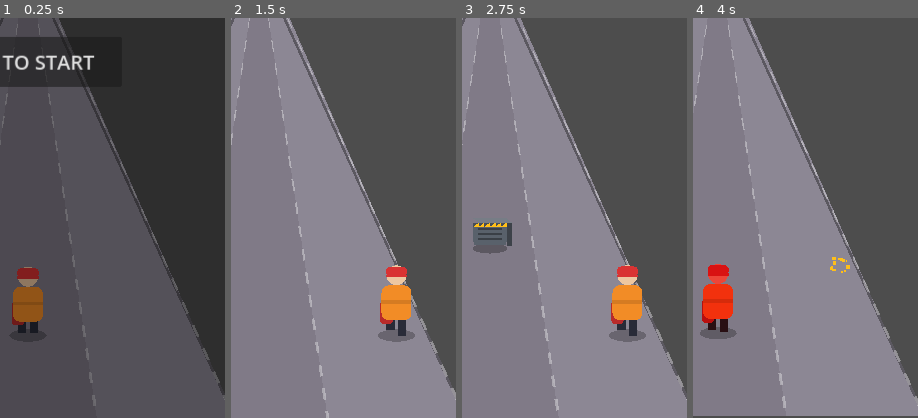
Above: before the commit, frames 1-4 (left to right).
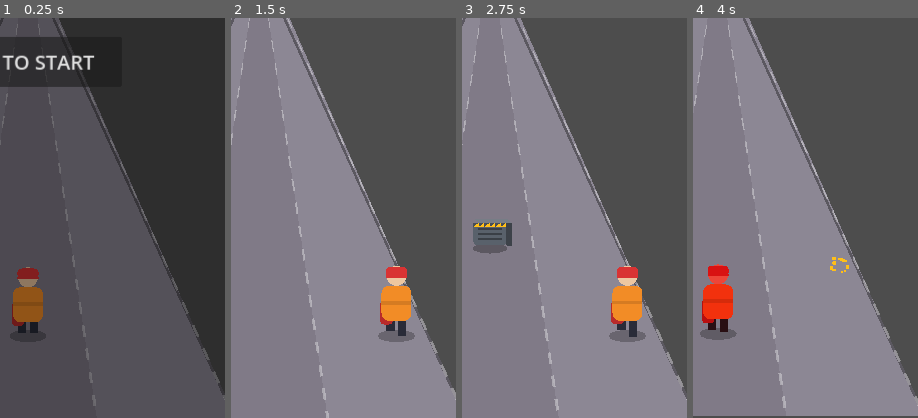
Above: after the commit, the same moments.

Repository: Arti-Stix/swipe-rush
Game: Godot game, scene res://scenes/main.tscn
The game is run twice, just before and just after one commit, with the same random seed, the same clock (stepped at 60 frames per second) and the same inputs.
Inputs (mouse positions are % of the whole screen's width and height, from its top left):
- Up to frame 1 (0.25 s): no input
- Up to frame 2 (1.5 s): click "TAP TO START" at 0.5 s; tap Enter at 1.25 s; move the mouse to (72, 45) at 1.27 s; hold Right from 1.28 s (still down); click (72, 45) at 1.42 s
- Up to frame 3 (2.75 s): release Right at 2 s; drag from (30, 55) to (50, 46) at 2.02 s
- Up to frame 4 (4 s): move the mouse to (60, 28) at 2.77 s; hold Right 2.78-3.5 s; drag from (45, 70) to (20, 35) at 3.52 s
The pictures show only the part of the screen within x 44-94%, y 50-100%; the shares and areas given below are measured in that part.

The runs differ from the first frame. In frame 1, less than 0.1% of the frame differs, in the area x 5-18%, y 62-77%; in frame 2, 0.2%; in frame 3, 0.2%, in the area x 5-82%, y 51-81%; in frame 4, 0.1%.

Commit message:
Fix game restart buttons

Diff:
--- a/project.godot
+++ b/project.godot
@@ -22,7 +22,10 @@
 
 window/size/viewport_width=720
 window/size/viewport_height=1280
+window/size/always_on_top=true
+window/size/extend_to_title=true
 window/stretch/mode="canvas_items"
+window/stretch/aspect="expand"
 window/handheld/orientation=1
 
 [input_devices]
--- a/scripts/lane_spawner.gd
+++ b/scripts/lane_spawner.gd
@@ -34,11 +34,18 @@
 	config = GameManager.config
 	player = get_node(player_path)
 	lane_positions = player.lane_positions
+	update_layout()
+	get_viewport().size_changed.connect(update_layout)
+	set_process(false)
+
+func update_layout() -> void:
+	if player == null:
+		return
 	var size: Vector2 = get_viewport_rect().size
 	horizon_y = size.y * config.horizon_ratio
 	floor_y = player.position.y
 	vanishing_x = size.x / 2.0
-	set_process(false)
+	lane_positions = player.lane_positions
 
 func begin_spawning() -> void:
 	active_items.clear()
--- a/scripts/main.gd
+++ b/scripts/main.gd
@@ -2,6 +2,7 @@
 
 @onready var camera: ShakeCamera = $Camera2D
 @onready var spawner: LaneSpawner = $LaneSpawner
+@onready var player: Player = $Player
 
 @onready var score_label: Label = $UI/HUD/ScoreLabel
 @onready var combo_label: Label = $UI/HUD/ComboLabel
@@ -31,6 +32,9 @@
 var package_icon_start_pos: Vector2
 
 func _ready() -> void:
+	_update_viewport_layout()
+	get_viewport().size_changed.connect(_update_viewport_layout)
+
 	brand_label.text = GameManager.config.game_title
 	title_label.text = GameManager.config.intro_headline
 	subtitle_label.text = GameManager.config.swipe_hint_text
@@ -57,18 +61,35 @@
 	start_panel.visible = true
 	progress_bar.max_value = GameManager.config.level_length
 
+
+
+func _update_viewport_layout() -> void:
+	# With stretch/aspect="expand", tall phones expose more world space.
+	# Keep the camera centered on the actual viewport and anchor the player
+	# near the bottom so the perspective road fills the newly available area.
+	var size: Vector2 = get_viewport_rect().size
+	camera.position = size * 0.5
+
+	player.position.x = size.x * 0.5
+	player.position.y = size.y * 0.86
+	player._setup_lanes()
+
+	if spawner:
+		spawner.update_layout()
+
 func _on_start_pressed() -> void:
 	start_panel.visible = false
 	GameManager.start_game()
 	spawner.begin_spawning()
 
 func _on_restart_pressed() -> void:
-	get_tree().reload_current_scene()
+	_restart_game()
 
 func _on_cta_pressed() -> void:
-	# STUB: this is where a real playable ad would call the ad network's
-	# "click to install / open store" bridge function.
-	print("[CTA] Store/redirect link would open here.")
+	_restart_game()
+
+func _restart_game() -> void:
+	get_tree().reload_current_scene()
 
 func _on_score_changed(new_score: int) -> void:
 	score_label.text = "Score: %d" % new_score
--- a/scripts/player.gd
+++ b/scripts/player.gd
@@ -1,9 +1,8 @@
 extends CharacterBody2D
 class_name Player
 
-## Reskin note: swap the "Visual" child node (currently a ColorRect) for
-## your own sprite/AnimatedSprite2D. Nothing else in this script cares
-## what the player looks like.
+## Reskin note: swap the "Visual" child node for your own sprite/
+## AnimatedSprite2D. Nothing else in this script cares what the player looks like.
 
 var config: GameConfig
 var current_lane: int = 1
